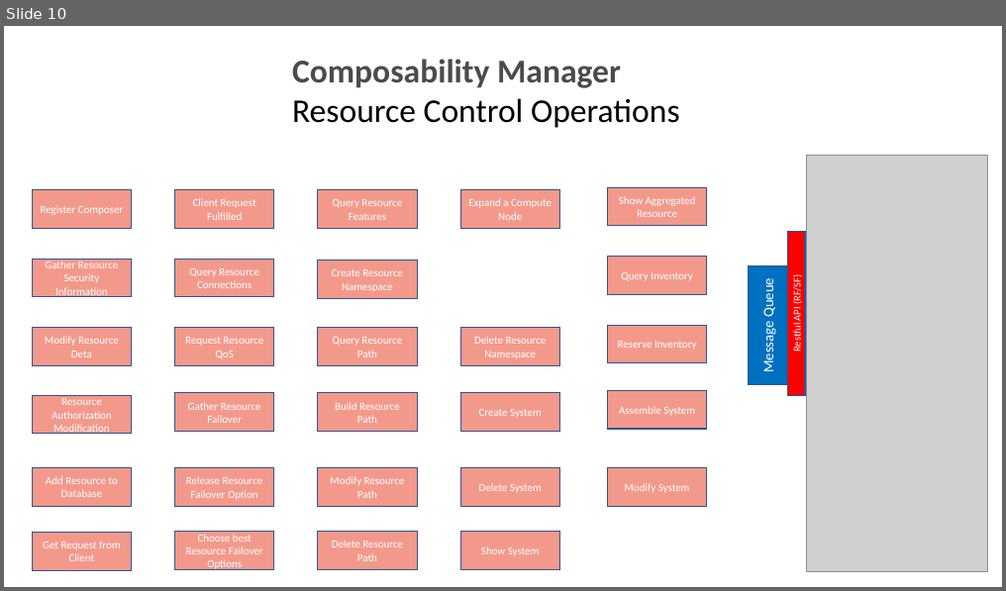
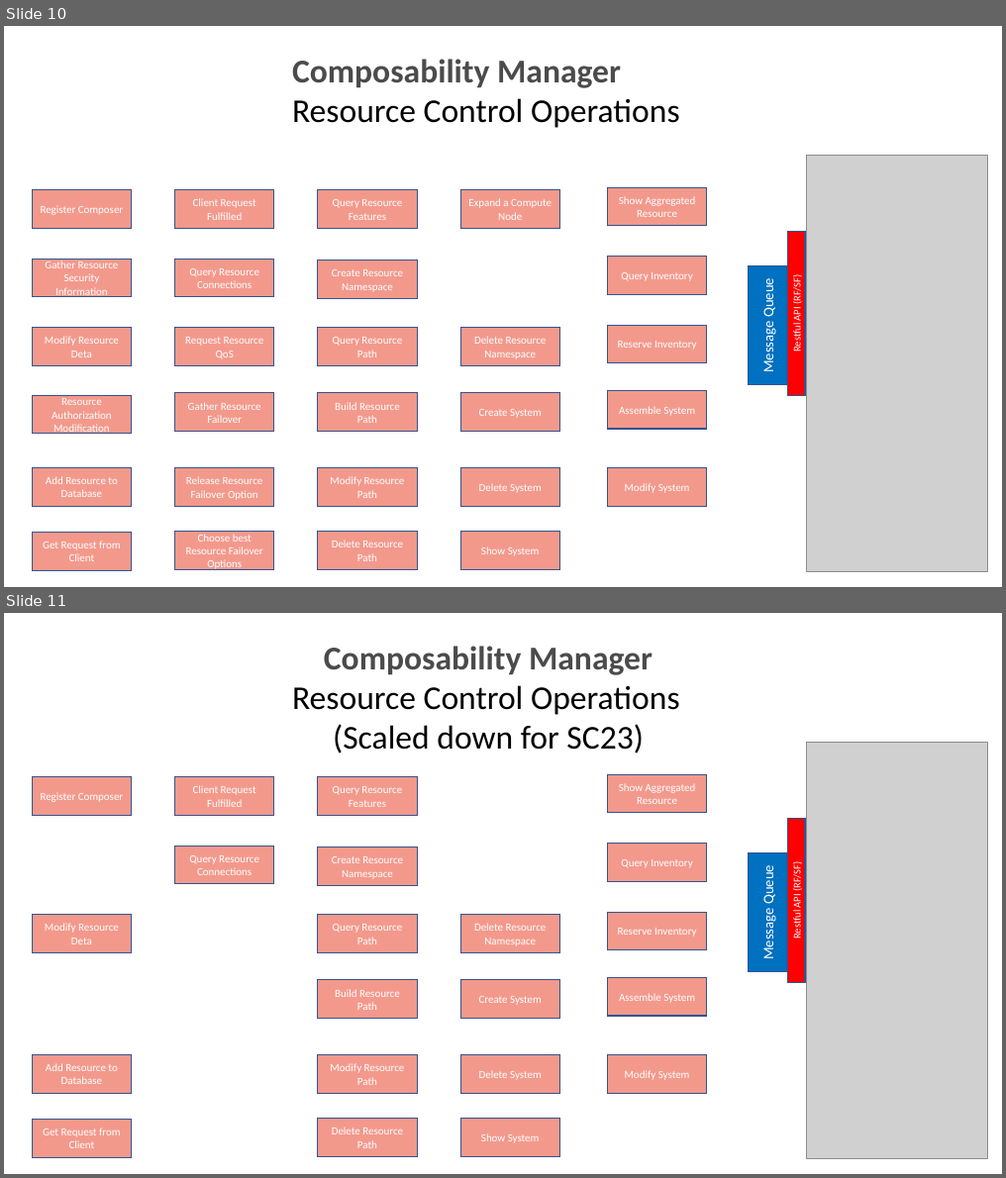
Before and after one commit to OFMFWG/ComposabilityManagerDocs, a slide deck: Composition_Framework_July_2023_1.pptx. Shown one above the other, each under a label of ours: slide 10 before the commit, slides 10 and 11 after it. The pictures are 1006x591 and 1006x1178 pixels, drawn with LibreOffice and Linux fonts; fonts in the diff are those of the drawing; grey boxes stand for pictures. Boxes give left, top, right and bottom in pixels: in the first picture for what was removed or moved away, otherwise in the second. Text is boxed around its words. In the diff, an @@ line names an element or a change of style, - is before the commit and + after.

```diff
--- a/Composition_Framework_July_2023_1.pptx
+++ b/Composition_Framework_July_2023_1.pptx
@@ slide 11 added at box(4, 613, 1002, 1174), background #FFFFFF @@
@@ text added at box(292, 646, 680, 754), 32 pt, text #000000 @@
+Composability Manager
+Resource Control Operations
+(Scaled down for SC23)
@@ picture added at box(807, 742, 988, 1159) @@
@@ rectangle added at box(32, 777, 132, 815), fill #F3998C, outline #325491 1 pt, 10.5 pt, text #FFFFFF @@
+Register Composer
@@ rectangle added at box(174, 777, 274, 815), fill #F3998C, outline #325491 1 pt, 10.5 pt, text #FFFFFF @@
+Client Request Fulfilled
@@ rectangle added at box(318, 777, 417, 815), fill #F3998C, outline #325491 1 pt, 10.5 pt, text #FFFFFF @@
+Query Resource Features
@@ rectangle added at box(607, 774, 707, 813), fill #F3998C, outline #325491 1 pt, 10.5 pt, text #FFFFFF @@
+Show Aggregated Resource
@@ rectangle added at box(788, 819, 805, 983), fill #FE0000, outline #325491 1 pt, 10 pt, text #FFFFFF @@
+Restful API (RF/SF)
@@ rectangle added at box(174, 846, 274, 884), fill #F3998C, outline #325491 1 pt, 10.5 pt, text #FFFFFF @@
+Query Resource Connections
@@ rectangle added at box(318, 848, 417, 885), fill #F3998C, outline #325491 1 pt, 10.5 pt, text #FFFFFF @@
+Create Resource Namespace
@@ rectangle added at box(607, 844, 707, 881), fill #F3998C, outline #325491 1 pt, 10.5 pt, text #FFFFFF @@
+Query Inventory
@@ rectangle added at box(748, 854, 787, 972), fill #0070C0, outline #325491 1 pt, 14 pt, text #FFFFFF @@
+Message Queue
@@ rectangle added at box(32, 915, 132, 953), fill #F3998C, outline #325491 1 pt, 10.5 pt, text #FFFFFF @@
+Modify Resource Deta
@@ rectangle added at box(318, 915, 417, 953), fill #F3998C, outline #325491 1 pt, 10.5 pt, text #FFFFFF @@
+Query Resource Path
@@ rectangle added at box(460, 915, 560, 953), fill #F3998C, outline #325491 1 pt, 10.5 pt, text #FFFFFF @@
+Delete Resource Namespace
@@ rectangle added at box(607, 912, 707, 951), fill #F3998C, outline #325491 1 pt, 10.5 pt, text #FFFFFF @@
+Reserve Inventory
@@ rectangle added at box(318, 980, 417, 1019), fill #F3998C, outline #325491 1 pt, 10.5 pt, text #FFFFFF @@
+Build Resource Path
@@ rectangle added at box(460, 980, 560, 1019), fill #F3998C, outline #325491 1 pt, 10.5 pt, text #FFFFFF @@
+Create System
@@ rectangle added at box(607, 977, 707, 1016), fill #F3998C, outline #325491 1 pt, 10.5 pt, text #FFFFFF @@
+Assemble System
@@ rectangle added at box(32, 1056, 132, 1093), fill #F3998C, outline #325491 1 pt, 10.5 pt, text #FFFFFF @@
+Add Resource to Database
@@ rectangle added at box(318, 1056, 417, 1093), fill #F3998C, outline #325491 1 pt, 10.5 pt, text #FFFFFF @@
+Modify Resource Path
@@ rectangle added at box(460, 1056, 560, 1093), fill #F3998C, outline #325491 1 pt, 10.5 pt, text #FFFFFF @@
+Delete System
@@ rectangle added at box(607, 1056, 707, 1093), fill #F3998C, outline #325491 1 pt, 10.5 pt, text #FFFFFF @@
+Modify System
@@ rectangle added at box(32, 1120, 132, 1158), fill #F3998C, outline #325491 1 pt, 10.5 pt, text #FFFFFF @@
+Get Request from Client
@@ rectangle added at box(318, 1119, 417, 1157), fill #F3998C, outline #325491 1 pt, 10.5 pt, text #FFFFFF @@
+Delete Resource Path
@@ rectangle added at box(460, 1119, 560, 1157), fill #F3998C, outline #325491 1 pt, 10.5 pt, text #FFFFFF @@
+Show System
```
Also in this commit, not shown: 5 other files.
